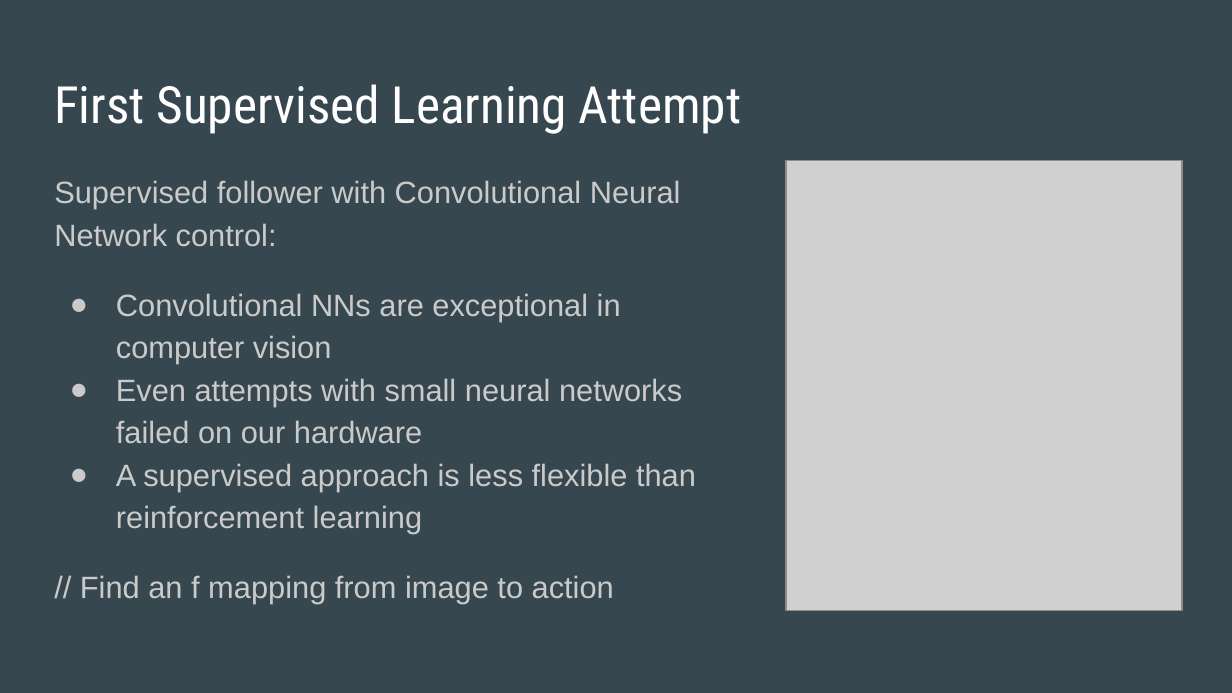
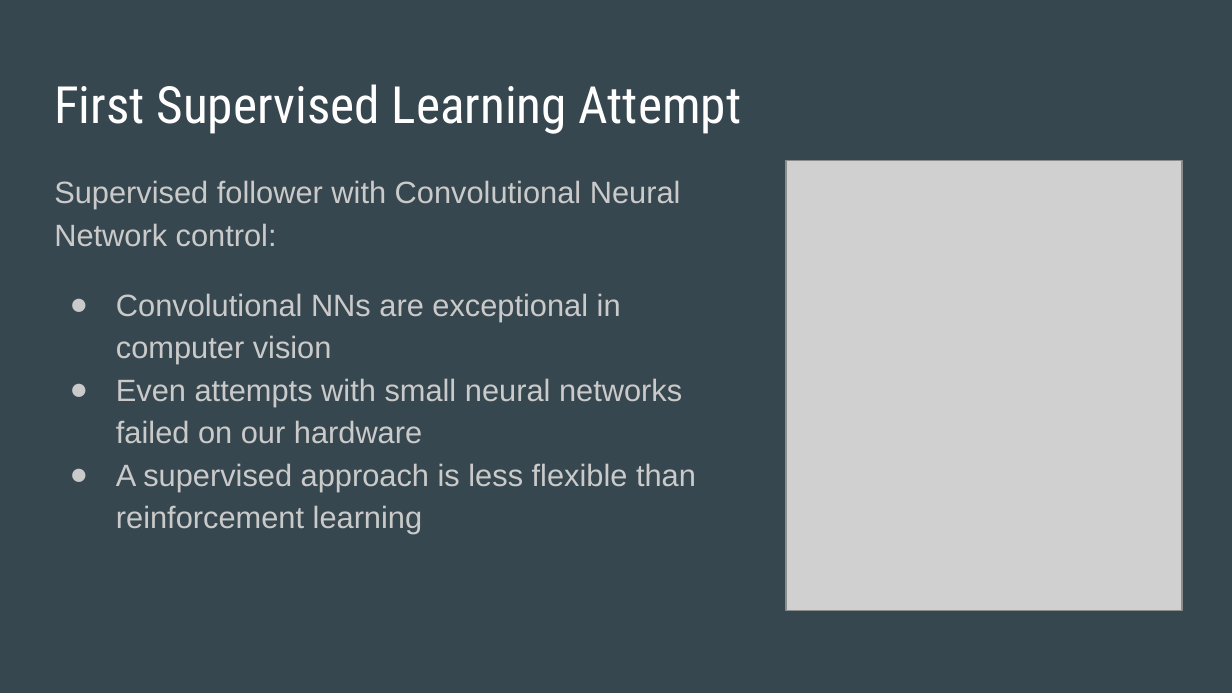
Before and after one commit to Deliquescence/CapstoneRobot, a slide deck: slide 7 of Documentation/Final Presentation.pptx. Drawn at 1232x693 pixels with LibreOffice and Linux fonts; fonts in the diff are those of the drawing; grey boxes stand for pictures. Boxes give left, top, right and bottom in pixels: in the first picture for what was removed or moved away, otherwise in the second. Text is boxed around its words. In the diff, an @@ line names an element or a change of style, - is before the commit and + after.

```diff
--- a/Documentation/Final Presentation.pptx
+++ b/Documentation/Final Presentation.pptx
@@ text at box(80, 575, 614, 604): paragraph removed @@
-// Find an f mapping from image to action
```
Also in this commit, not shown: 5 other slides changed.
